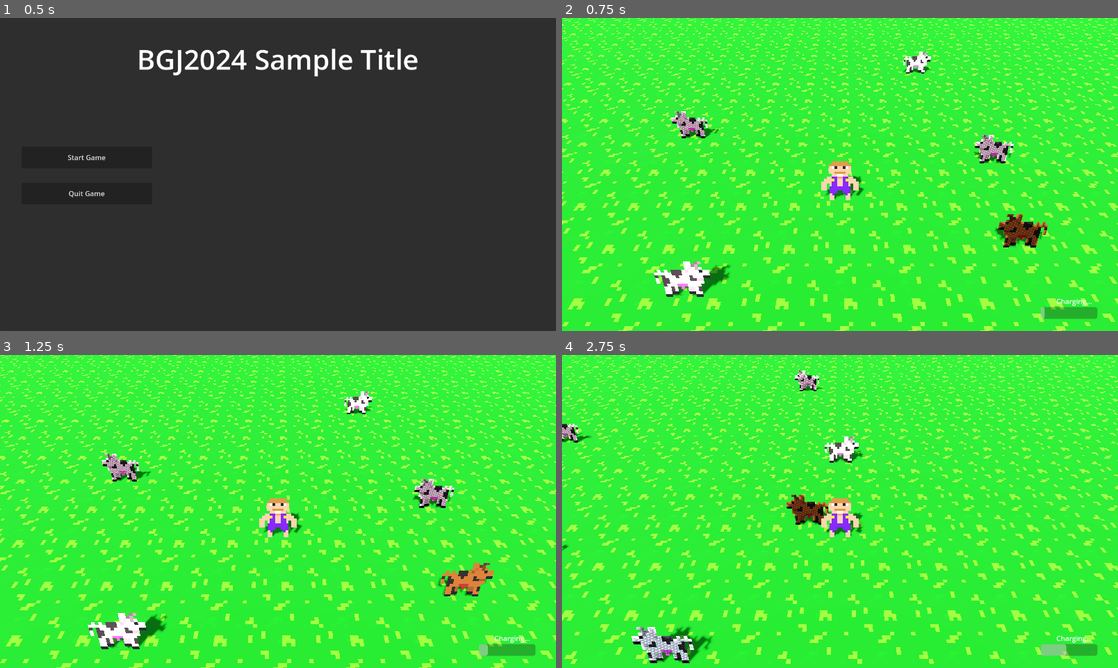
Above: before the commit, frames 1-4 (two rows, left to right).
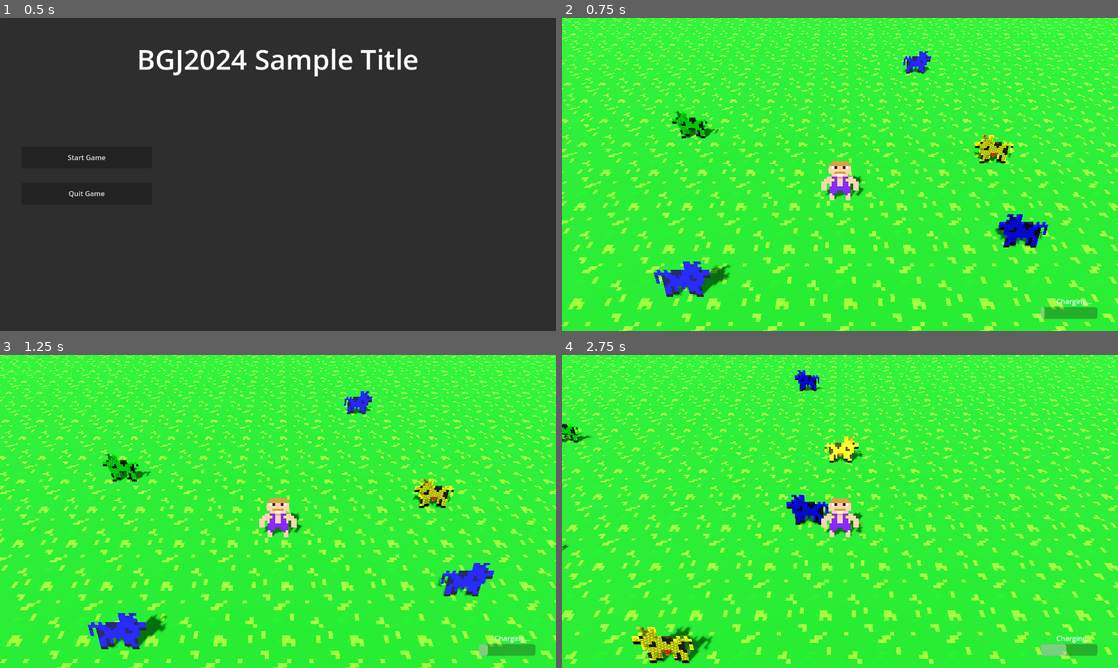
Above: after the commit, the same moments.

Repository: 20TB-ZipBomb/BGJ2024
Game: Godot game, scene res://scenes/main.tscn
Two runs of this game, one before a commit and one after it. Both use one fixed random seed, a clock stepped at 60 frames per second and the inputs below.
Inputs (mouse positions are in pixels of both pictures, inside the frame that each line leads up to):
- Up to frame 1 (0.5 s): no input
- Up to frame 2 (0.75 s): click "Start Game" at 0.5 s
- Up to frame 3 (1.25 s): no input
- Up to frame 4 (2.75 s): move the mouse to (962, 495) at 1.27 s; hold D (move_right) 1.28-2.03 s; tap Space (shout) at 1.35 s; move the mouse to (728, 527) at 2.02 s; hold S (move_down) from 2.03 s (still down); click (728, 527) at 2.1 s

Frame 1 is identical in both runs. In frame 2, 1.8% of the frame differs, in the area x 16-88%, y 10-89%; in frame 3, 1.9%, in the area x 15-89%, y 11-94%; in frame 4, 1.5%.

Commit message:
tweak Desire DesireTypes to represent different pens for now

Diff:
--- a/scenes/characters/animal.tscn
+++ b/scenes/characters/animal.tscn
@@ -13,8 +13,9 @@
 [sub_resource type="SphereShape3D" id="SphereShape3D_ah35l"]
 radius = 0.7
 
-[node name="Animal" type="CharacterBody3D"]
+[node name="Animal" type="CharacterBody3D" node_paths=PackedStringArray("desire")]
 script = ExtResource("1_4a3xr")
+desire = NodePath("Desire")
 
 [node name="Desire" type="Node" parent="." node_paths=PackedStringArray("animal_sprite")]
 script = ExtResource("5_88ntp")
--- a/scripts/mechanics/desire.gd
+++ b/scripts/mechanics/desire.gd
@@ -6,13 +6,16 @@
 ## and those that are 'storm-specific' for the time-being.
 enum DesireType {
 	NONE,
-	THIRSTY,
-	INJURED,
-	HUNGRY,
-	WET,
-	SHOCKED,
-	BURNING,
-	MAX,
+	RED_PEN,
+	BLUE_PEN,
+	GREEN_PEN,
+	YELLOW_PEN,
+	#THIRSTY,
+	#INJURED,
+	#HUNGRY,
+	#WET,
+	#SHOCKED,
+	#BURNING,
 }
 
 ## The animal sprite being updated with desire colors.
@@ -24,12 +27,16 @@
 ## (╯°□°)╯︵ ┻━┻
 @export var desire_to_color_map: Dictionary = {
 	DesireType.NONE: Color.WHITE,
-	DesireType.THIRSTY: Color.GREEN,
-	DesireType.INJURED: Color.PINK,
-	DesireType.HUNGRY: Color.SADDLE_BROWN,
-	DesireType.WET: Color.BLUE,
-	DesireType.SHOCKED: Color.YELLOW,
-	DesireType.BURNING: Color.FIREBRICK,
+	DesireType.RED_PEN: Color.RED,
+	DesireType.BLUE_PEN: Color.BLUE,
+	DesireType.GREEN_PEN: Color.GREEN,
+	DesireType.YELLOW_PEN: Color.YELLOW,
+	#DesireType.THIRSTY: Color.GREEN,
+	#DesireType.INJURED: Color.PINK,
+	#DesireType.HUNGRY: Color.SADDLE_BROWN,
+	#DesireType.WET: Color.BLUE,
+	#DesireType.SHOCKED: Color.YELLOW,
+	#DesireType.BURNING: Color.FIREBRICK,
 }
 
 ## String representation for the current desire.
@@ -49,7 +56,7 @@
 		return
 
 	var rng = RandomNumberGenerator.new()
-	var random_desire_type = rng.randi_range(0, DesireType.MAX - 1) as DesireType
+	var random_desire_type: DesireType = DesireType.values().pick_random() #rng.randi_range(0, DesireType.MAX - 1) as DesireType
 	if not desire_to_color_map.has(random_desire_type):
 		print_debug("Attempted to set a desire ", DesireType.keys()[random_desire_type], " but it doesn't have a valid color set")
 		return
